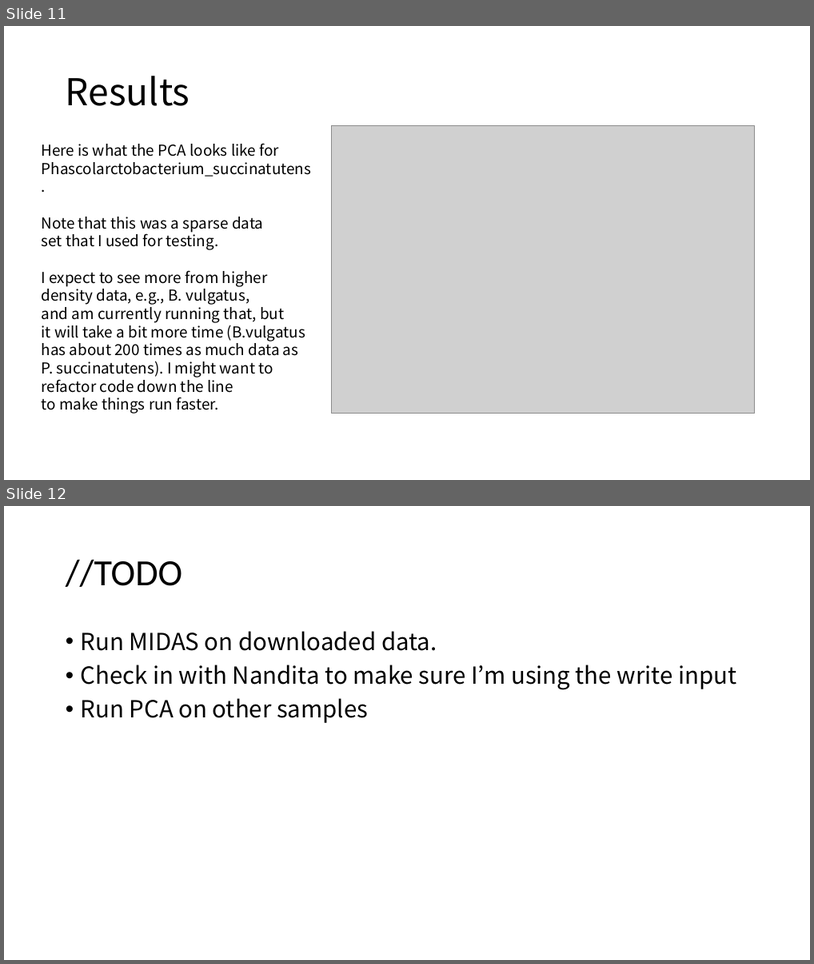
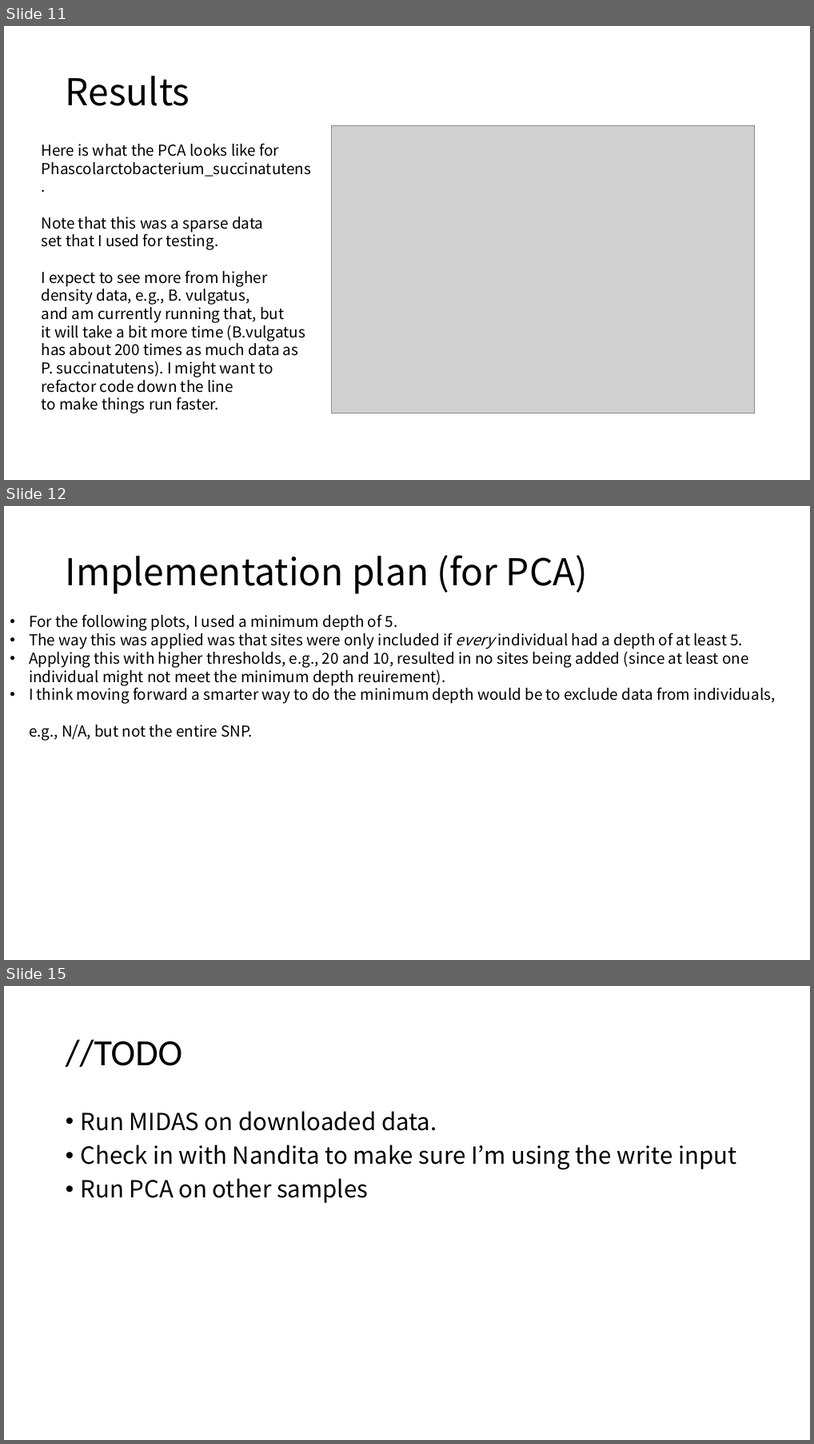
Before and after one commit to jon-mah/demo_for_ccgb, a slide deck: Summary/20210209_demo_for_ccgb_rotation_update.pptx. Shown one above the other, each under a label of ours: slides 11 and 12 before the commit, slides 11, 12 and 15 after it; the slides between them are not shown. The pictures are 814x964 and 814x1444 pixels, drawn with LibreOffice and Linux fonts; fonts in the diff are those of the drawing; grey boxes stand for pictures. Boxes give left, top, right and bottom in pixels: in the first picture for what was removed or moved away, otherwise in the second. Text is boxed around its words. In the diff, an @@ line names an element or a change of style, - is before the commit and + after.

```diff
--- a/Summary/20210209_demo_for_ccgb_rotation_update.pptx
+++ b/Summary/20210209_demo_for_ccgb_rotation_update.pptx
@@ slide 12 added at (x1=4, y1=506, x2=810, y2=960), background #FFFFFF @@
@@ title added at (x1=66, y1=555, x2=588, y2=594), 44 pt, text #000000 @@
+Implementation plan (for PCA)
@@ text added at (x1=29, y1=614, x2=776, y2=740), 18 pt, text #000000 @@
+• For the following plots, I used a minimum depth of 5.
+• The way this was applied was that sites were only included if every individual had a depth of at least 5.
+• Applying this with higher thresholds, e.g., 20 and 10, resulted in no sites being added (since at least one
+  individual might not meet the minimum depth reuirement).
+• I think moving forward a smarter way to do the minimum depth would be to exclude data from individuals,
+  e.g., N/A, but not the entire SNP.
@@ what was slide 12 is now slide 15 @@
```
Also in this commit, not shown: 1 slide changed, 2 other slides added, 7 other files.
